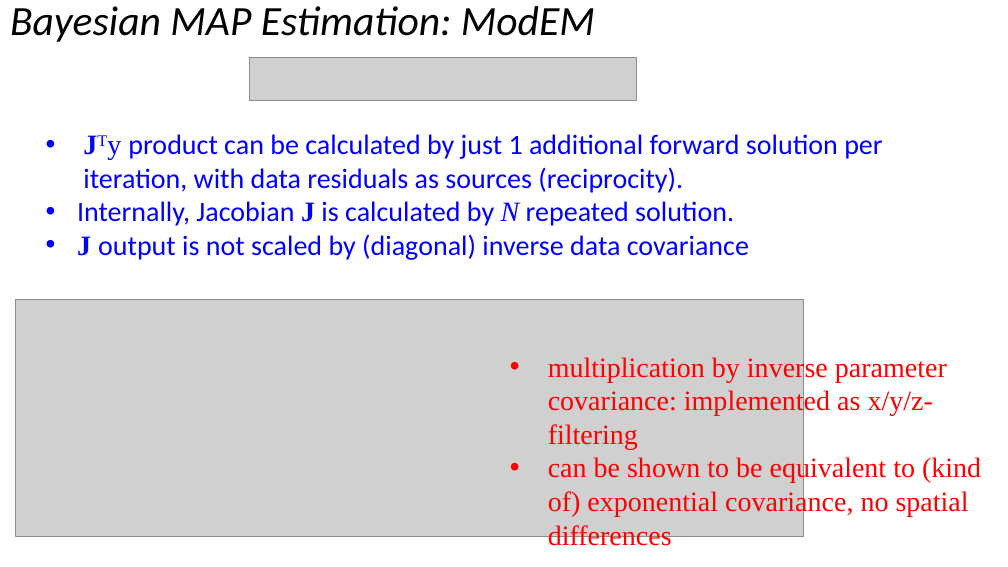
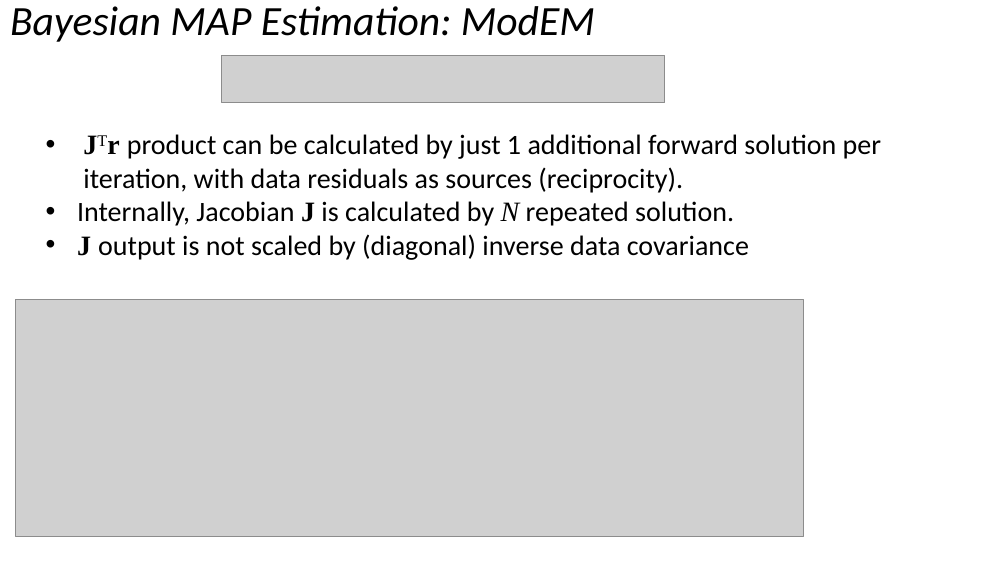
Before and after one commit to volkerrath/JacoPyAn, a slide deck: slide 6 of doc/Rathetal_MT-Jacobians.pptx (slide 5 before the commit). Drawn at 1008x567 pixels with LibreOffice and Linux fonts; fonts in the diff are those of the drawing; grey boxes stand for pictures. Boxes give left, top, right and bottom in pixels: in the first picture for what was removed or moved away, otherwise in the second. Text is boxed around its words. In the diff, an @@ line names an element or a change of style, - is before the commit and + after.

```diff
--- a/doc/Rathetal_MT-Jacobians.pptx
+++ b/doc/Rathetal_MT-Jacobians.pptx
@@ picture: place and size @@
-picture at bbox=[250, 57, 636, 101]
+picture at bbox=[222, 55, 665, 104]
@@ text at bbox=[83, 134, 881, 193]: text changed; text colour #0000FF to #000000 @@
-• JTy product can be calculated by just 1 additional forward solution per iteration, with data residuals as sources (reciprocity).
+• JTr product can be calculated by just 1 additional forward solution per iteration, with data residuals as sources (reciprocity).
@@ text at bbox=[77, 201, 749, 260]: text colour #0000FF to #000000 in "Internally, Jacobian J is calculated by N ...", "J output is not scaled by (diagonal) ..." @@
@@ text removed at bbox=[548, 355, 981, 550] @@
-• multiplication by inverse parameter covariance: implemented as x/y/z-filtering
-• can be shown to be equivalent to (kind of) exponential covariance, no spatial differences
```
Also in this commit, not shown: 6 other slides changed, 5 slides added, 1 slide removed, 37 other files.
